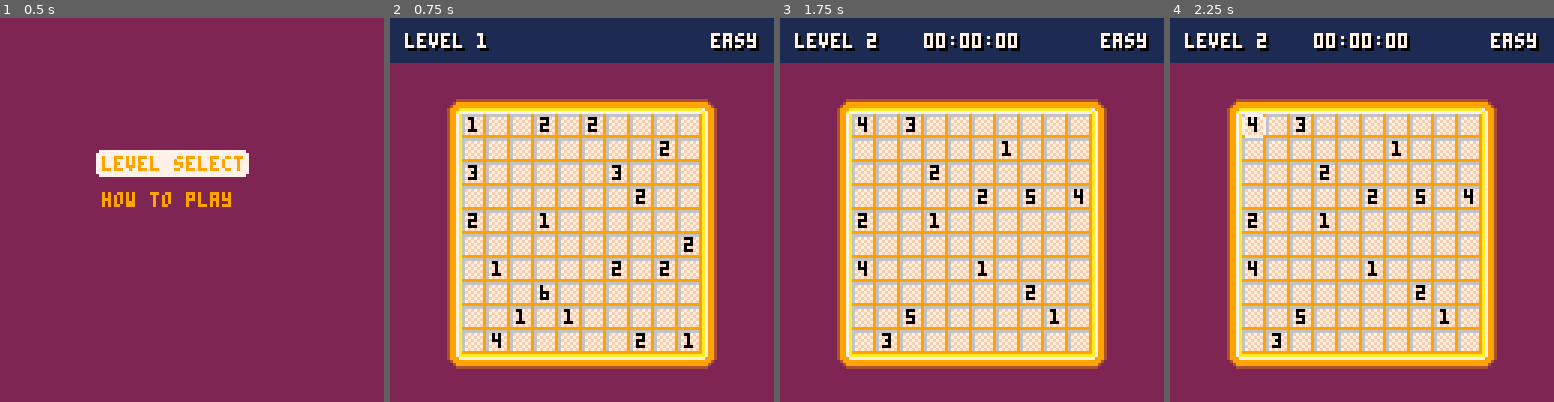
Above: before the commit, frames 1-4 (left to right).
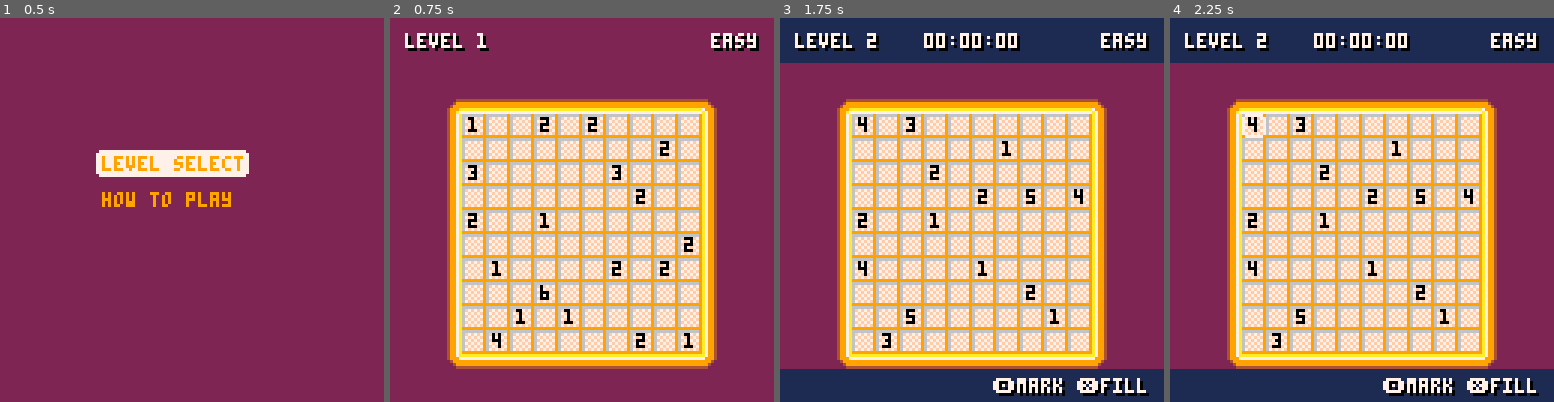
Above: after the commit, the same moments.

Repository: SagePtr/pico-nurikabe
Game: PICO-8 cartridge nurikabe.p8
Same seed, same stepped clock (60 frames per second), same inputs: the game is played once before the commit and once after it.
Inputs:
- Up to frame 1 (0.5 s): tap X (X key) at 0.33 s
- Up to frame 2 (0.75 s): tap O (Z key) at 0.7 s
- Up to frame 3 (1.75 s): tap X (X key) at 1.07 s; hold Right from 1.6 s (still down); tap O (Z key) at 1.7 s
- Up to frame 4 (2.25 s): tap X (X key) at 1.85 s; release Right at 2.1 s; tap O (Z key) at 2.1 s; hold Up from 2.15 s (still down)

Frame 1 is identical in both runs. In frame 2, 11% of the frame differs, in the area x 0-100%, y 0-12%; in frame 3, 8.6%; in frame 4, 8.6%.

Commit message:
Add button prompts

Diff:
--- a/nurikabe.p8
+++ b/nurikabe.p8
@@ -73,12 +73,13 @@
 pointer_min_x = 20
 pointer_min_y = 30
 pointer_max_x = 110
-pointer_max_y = 110
+pointer_max_y = 100
 offset_x_min = 24
 offset_y_min = 32
-top_bar_bg = col_darkblue
-top_bar_fg = col_white
-top_bar_fg_shadow = col_black
+bar_bg = col_darkblue
+bar_fg = col_white
+bar_fg_shadow = col_black
+bottom_bar_height = 10
 success_bg = col_tan
 success_fg = col_black
 success_shadow = col_lightgrey
@@ -288,7 +289,6 @@
   palt(col_trans, true)
   pointer = make_pointer()
 
-  -- level_id = 1
   -- load_level()
   -- open_level()
   -- load_solution()
@@ -804,15 +804,21 @@
 -- draw the level, the board and the markings
 function draw_level()
   cls()
-  rectfill(0, 0, 127, 127, bg)
+  rectfill(0, 0, screen_width - 1, screen_height - 1, bg)
+
   map(0, 0, board_offset_x, board_offset_y, map_screen_x, map_screen_y)
   draw_numbers()
   draw_marks()
 
   foreach(actor, draw_actor)
 
+  -- draw the ui over the top of the board
+  rectfill(0, 0, screen_width - 1, cell_height + 6, bar_bg)
+  rectfill(0, screen_height - cell_height - 3, screen_width - 1, screen_height - 1, bar_bg)
+
   draw_level_name()
   draw_timer()
+  print_shadow("🅾️mark ❎fill", 71, 120, bar_fg, bar_fg_shadow)
 
   if is_correct then draw_success() end
 end
@@ -842,16 +848,15 @@
     diff = "hard"
   end
 
-  rectfill(0, 0, 127, cell_height + 6, top_bar_bg)
-  print_shadow("level "..tostr(level_id), 5, 5, top_bar_fg, top_bar_fg_shadow)
-  print_shadow(diff, screen_width - #diff*char_width - 5, 5, top_bar_fg)
+  print_shadow("level "..tostr(level_id), 5, 5, bar_fg, bar_fg_shadow)
+  print_shadow(diff, screen_width - #diff*char_width - 5, 5, bar_fg)
 end
 
 -- draw that the level is complete
 function draw_level_complete()
   local text = "completed"
 
-  print(text, flr((screen_width - #text*char_width) / 2), 5, top_bar_fg)
+  print(text, flr((screen_width - #text*char_width) / 2), 5, bar_fg)
 end
 
 -- draw the timer
@@ -859,7 +864,7 @@
   local hours, minutes, seconds = split_time(level_duration)
   local text = zero_pad(hours)..":"..zero_pad(minutes)..":"..zero_pad(seconds)
 
-  print_shadow(text, flr((screen_width - #text*char_width) / 2), 5, top_bar_fg, top_bar_fg_shadow)
+  print_shadow(text, flr((screen_width - #text*char_width) / 2), 5, bar_fg, bar_fg_shadow)
 end
 
 -- draw the success window
